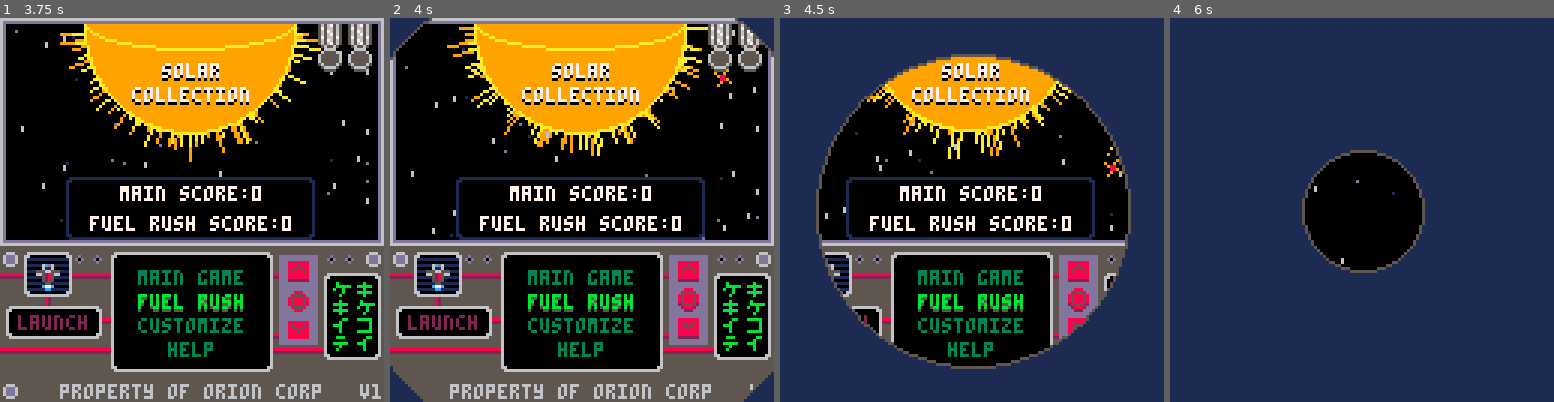
Above: before the commit, frames 1-4 (left to right).
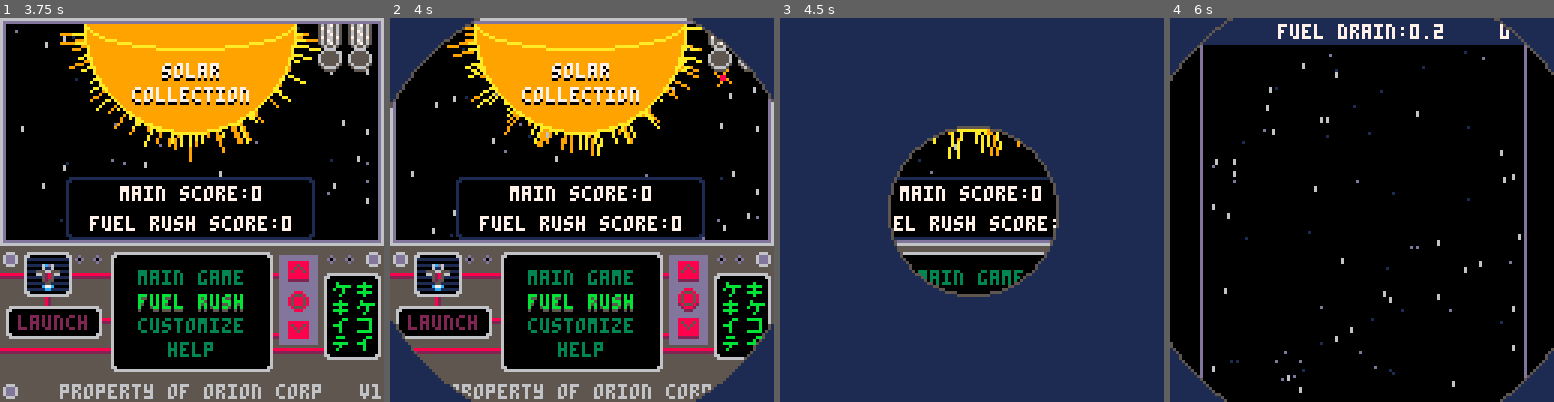
Above: after the commit, the same moments.

Repository: jacobneal65/drop-p8
Game: PICO-8 cartridge solar_collection.p8
Same seed, same stepped clock (60 frames per second), same inputs: the game is played once before the commit and once after it.
Inputs:
- Up to frame 1 (3.75 s): tap X (X key) at 0.33, 1.07, 1.85, 2.97 s; tap O (Z key) at 0.7, 1.7, 2.1, 2.5, 2.9, 3.3, 3.7 s; hold Right 1.6-2.1 s; hold Up 2.15-2.42 s; hold Right 2.47-3.03 s; hold Left 3.08-3.58 s; hold Down from 3.63 s (still down)
- Up to frame 2 (4 s): release Down at 3.97 s
- Up to frame 3 (4.5 s): hold Right from 4.02 s (still down); tap X (X key) at 4.08 s; tap O (Z key) at 4.1 s
- Up to frame 4 (6 s): tap O (Z key) every 0.4 s from 4.5 to 5.7 s; release Right at 4.68 s; hold Up 4.73-5.03 s; hold Left 5.08-5.68 s; tap X (X key) at 5.2 s; hold Down from 5.73 s (still down)

Frame 1 is identical in both runs. In frame 2, 6.8% of the frame differs, in the area x 0-100%, y 0-100%; in frame 3, 37%; in frame 4, 84%.

Commit message:
small update

Diff:
--- a/solar_collection.p8
+++ b/solar_collection.p8
@@ -669,7 +668,7 @@
 	drw_fruit()
 	drw_points()
 end
-
+--low fuel mask
 function drw_circ_mask()
 	if low_fuel then
 		fuel_mask_r=max(fuel_mask_r-1,79)
@@ -1382,11 +1381,8 @@
 		end
 	end
 	if e_state==13 then
-			_upd=upd_level
-			_drw=drw_level
 			fuel_mask_r=fuel_mask_mx
-			init_fruitlet()
-			init_fruit_wave()
+			init_level()
 	end
 end
 
@@ -1813,8 +1809,9 @@
 end
 
 function circfade()
+	local amt=3
 	if fade_dir == -1 then
-		fade_r = max(fade_r-2,0)
+		fade_r = max(fade_r-amt,0)
 		if fade_r==0 then
 			pset(64,64,1)
 			fade_tmr+=1
@@ -1823,7 +1820,7 @@
 			end
 		end
 	elseif fade_dir==1 then
-		fade_r=min(fade_r+2,100)
+		fade_r=min(fade_r+amt,100)
 		if fade_r==100 then
 			fadding = false
 			fade_dir = 0
